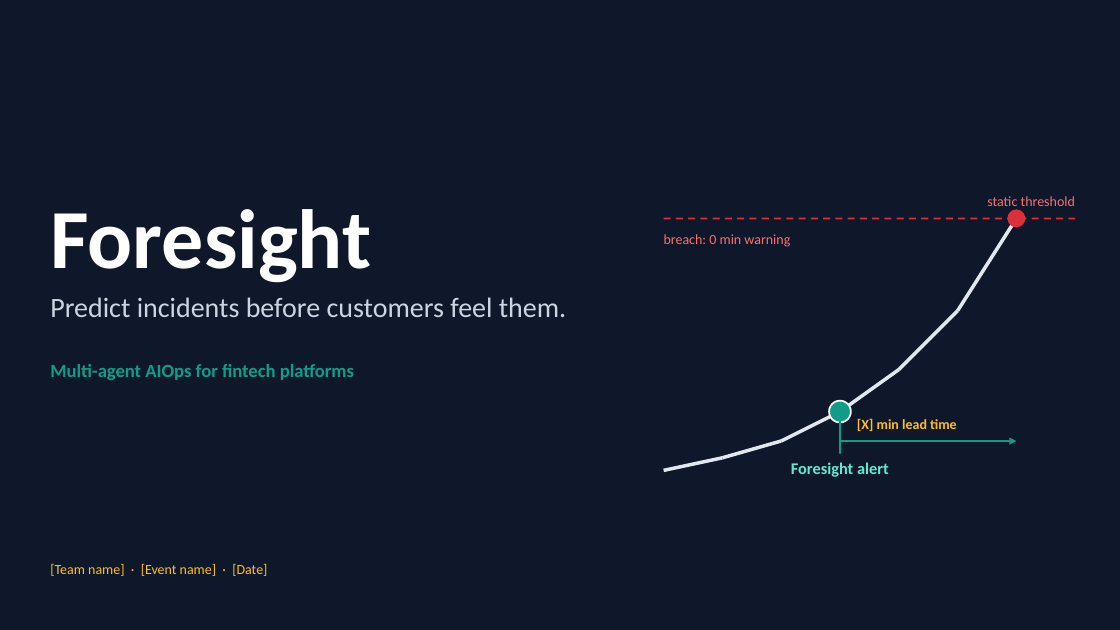
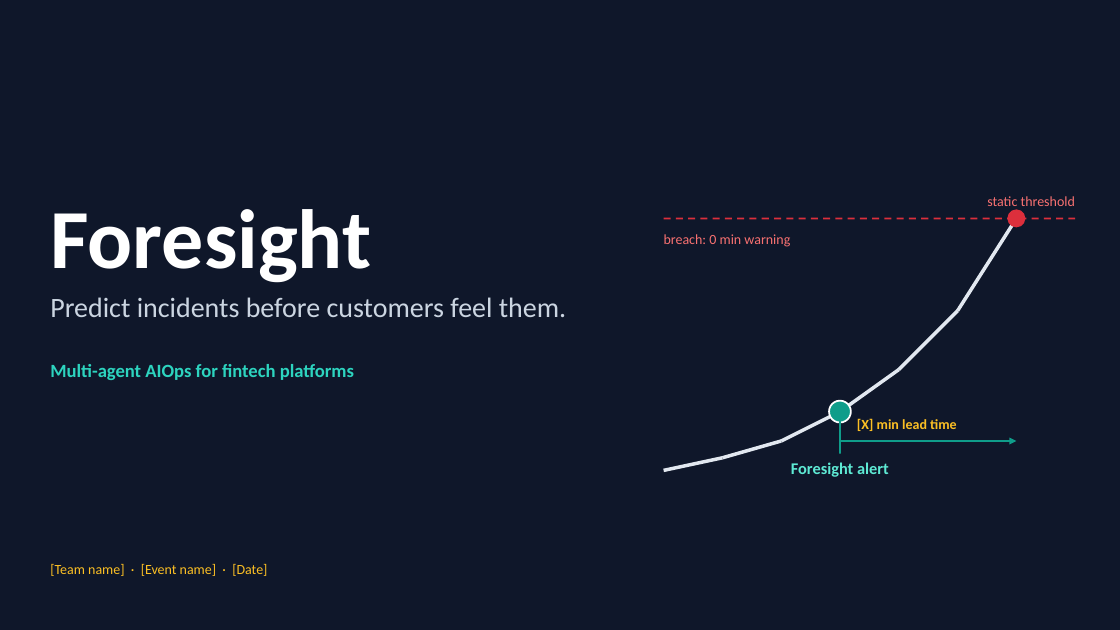
Before and after one commit to Huzyefah/3RL, a slide deck: slide 1 of docs/slides/foresight_pitch.pptx. Drawn at 1120x630 pixels with LibreOffice and Linux fonts; fonts in the diff are those of the drawing. Boxes give left, top, right and bottom in pixels: in the first picture for what was removed or moved away, otherwise in the second. Text is boxed around its words. In the diff, an @@ line names an element or a change of style, - is before the commit and + after.

```diff
--- a/docs/slides/foresight_pitch.pptx
+++ b/docs/slides/foresight_pitch.pptx
@@ text "Multi-agent AIOps for fintech platforms" at (50, 364, 354, 380): text colour #0F9D8A to #2DD4BF @@
```
Also in this commit, not shown: 1 other slide changed, 2 slides added.
